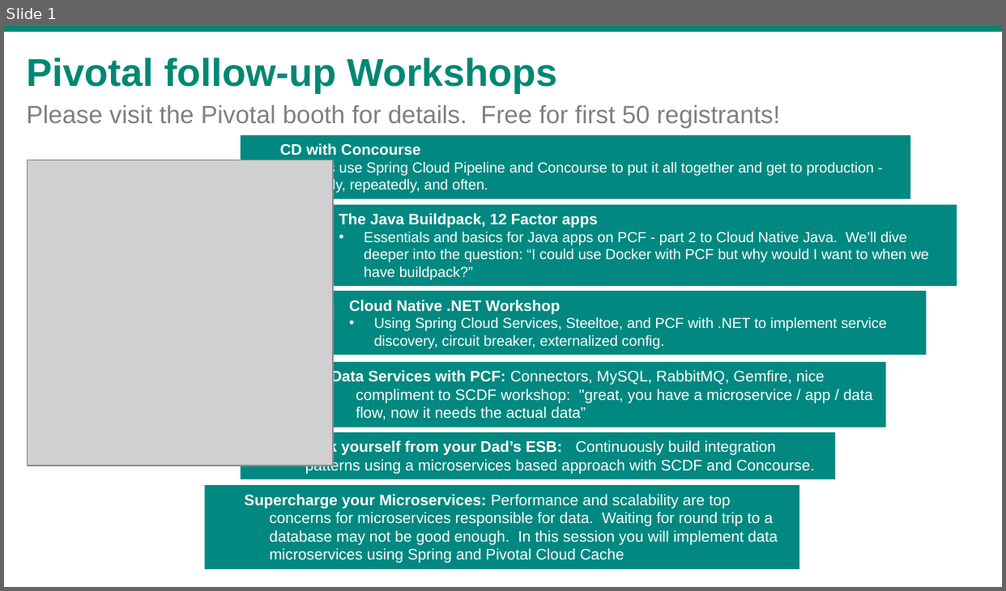
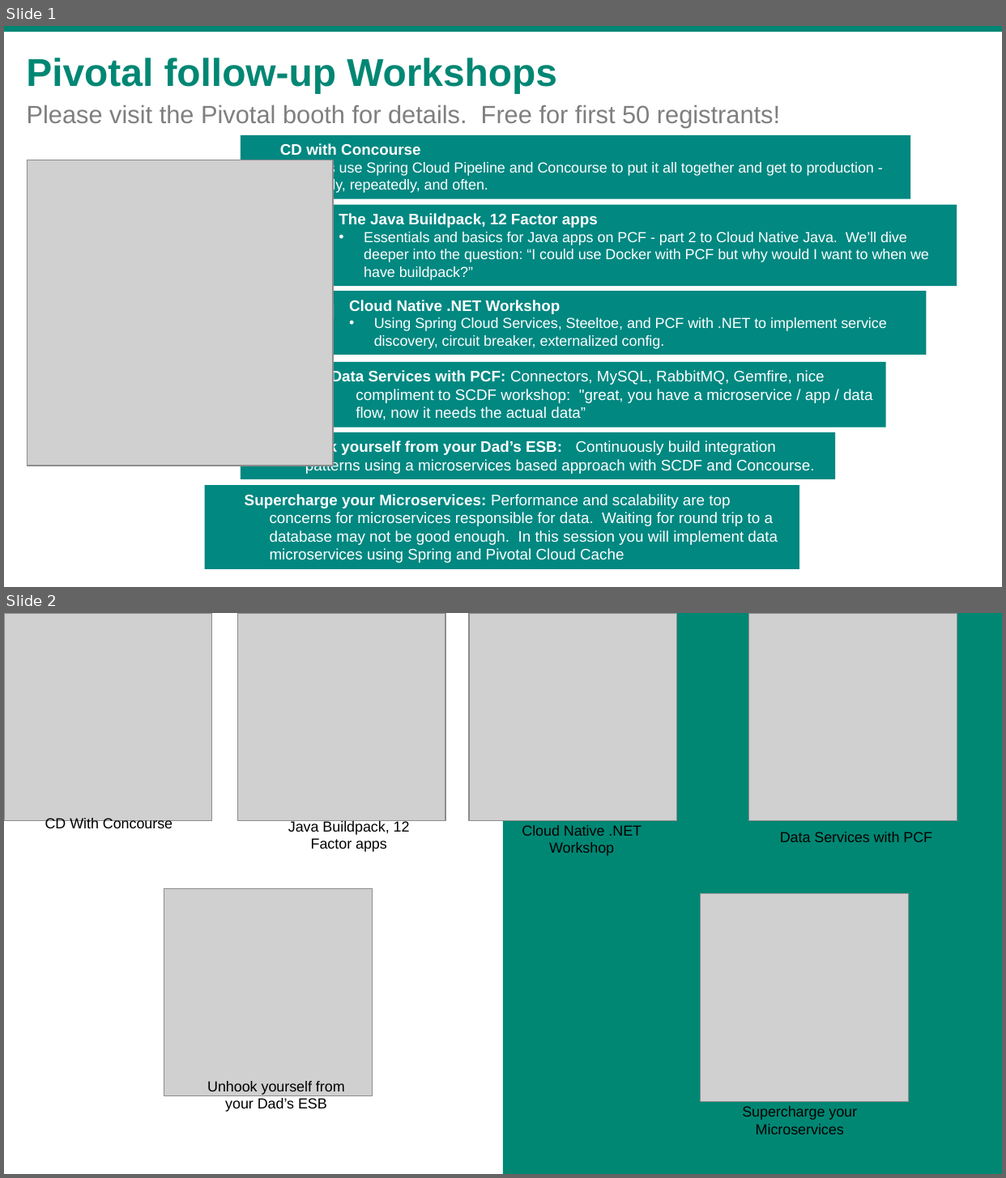
Before and after one commit to vmware-archive/DevNexus2017, a slide deck: DevNexus Followup Workshops.pptx. Shown one above the other, each under a label of ours: slide 1 before the commit, slides 1 and 2 after it. The pictures are 1006x591 and 1006x1178 pixels, drawn with LibreOffice and Linux fonts; fonts in the diff are those of the drawing; grey boxes stand for pictures; background and template pictures are left out. Boxes give left, top, right and bottom in pixels: in the first picture for what was removed or moved away, otherwise in the second. Text is boxed around its words. In the diff, an @@ line names an element or a change of style, - is before the commit and + after.

```diff
--- a/DevNexus Followup Workshops.pptx
+++ b/DevNexus Followup Workshops.pptx
@@ slide 2 added at bbox=[4, 613, 1002, 1174], background #FFFFFF @@
@@ picture added at bbox=[4, 613, 211, 820] @@
@@ picture added at bbox=[237, 613, 445, 820] @@
@@ picture added at bbox=[469, 613, 676, 820] @@
@@ rectangle added at bbox=[503, 613, 1002, 1174], fill #008774 @@
@@ picture added at bbox=[748, 613, 956, 820] @@
@@ text added at bbox=[45, 818, 172, 832], 10.5 pt, text #000000 @@
+CD With Concourse
@@ text added at bbox=[288, 820, 410, 852], 10.5 pt, text #000000 @@
+Java Buildpack, 12 Factor apps
@@ text added at bbox=[522, 825, 641, 856], 10.5 pt, text #000000 @@
+Cloud Native .NET Workshop
@@ text added at bbox=[780, 832, 932, 842], 10.5 pt, text #000000 @@
+Data Services with PCF
@@ picture added at bbox=[164, 888, 371, 1096] @@
@@ picture added at bbox=[701, 894, 908, 1102] @@
@@ text added at bbox=[207, 1081, 345, 1112], 10.5 pt, text #000000 @@
+Unhook yourself from your Dad’s ESB
@@ text added at bbox=[742, 1106, 857, 1135], 10.5 pt, text #000000 @@
+Supercharge your Microservices
```
Also in this commit, not shown: 3 other files.
